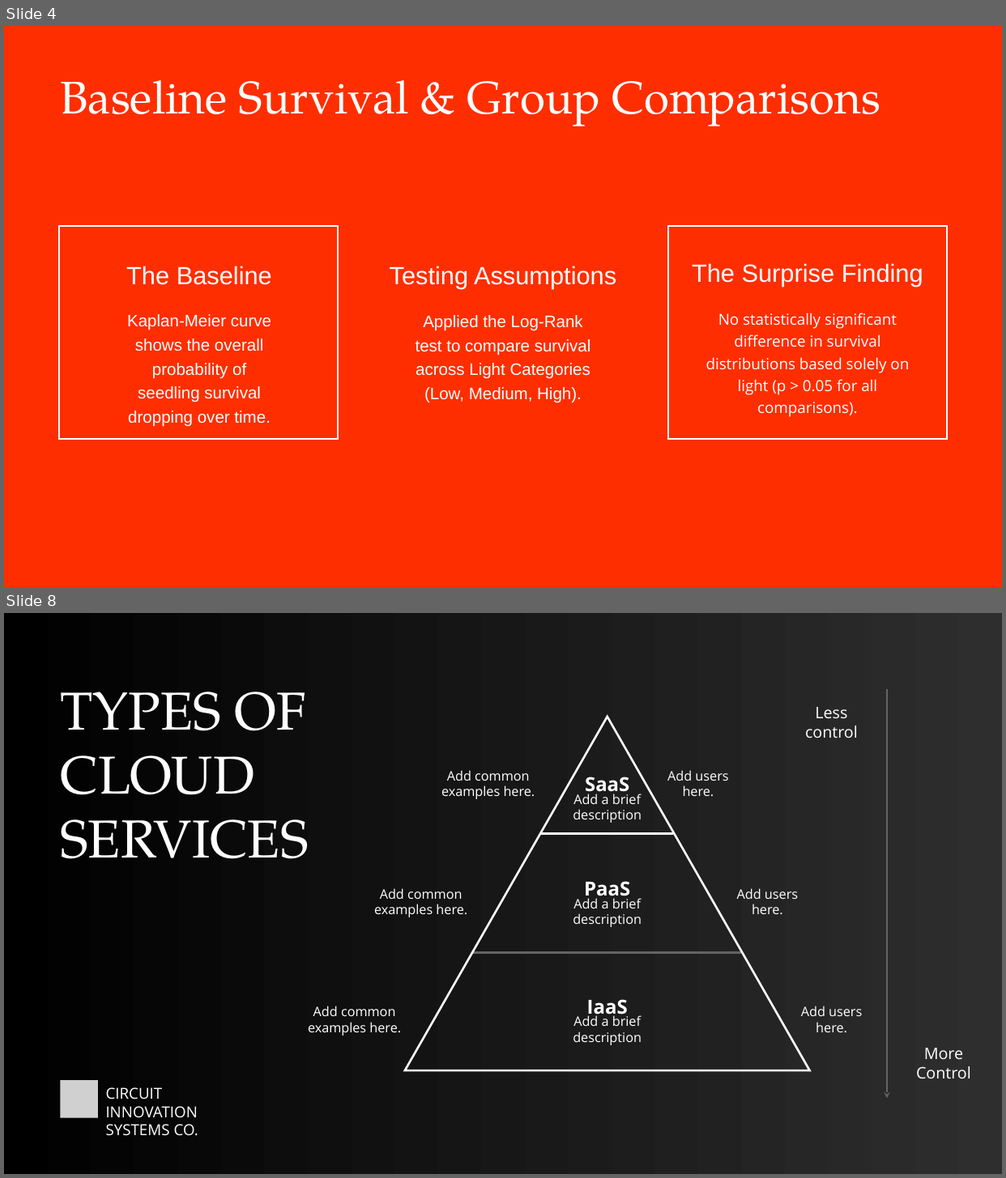
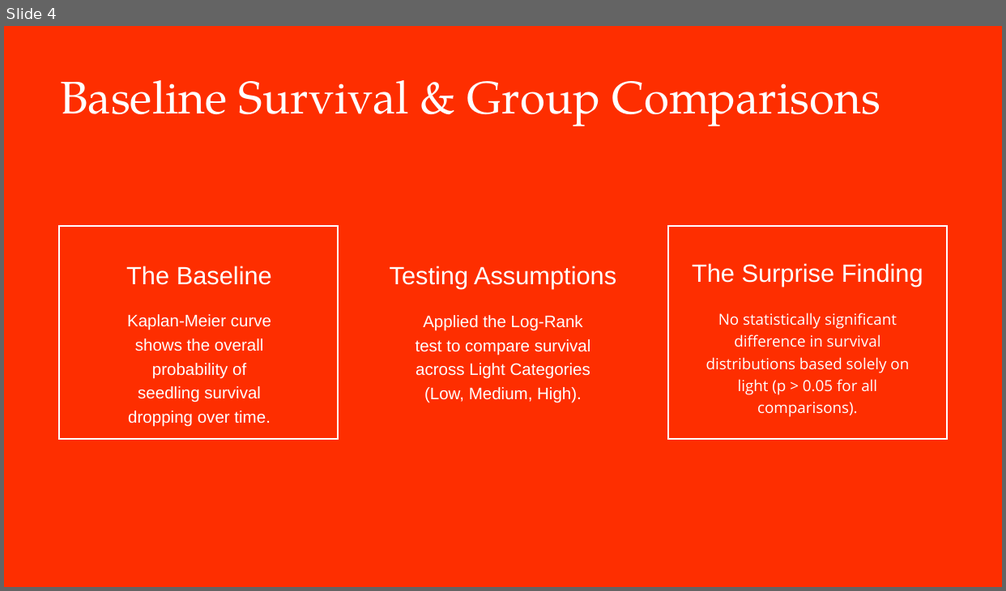
Before and after one commit to liskajiri/appr_lifelines, a slide deck: APPR_PRESENTATION.pptx. Shown one above the other, each under a label of ours: slides 4 and 8 before the commit, slide 4 after it; the slides between them are not shown. The pictures are 1006x1178 and 1006x591 pixels, drawn with LibreOffice and Linux fonts; fonts in the diff are those of the drawing; grey boxes stand for pictures. Boxes give left, top, right and bottom in pixels: in the first picture for what was removed or moved away, otherwise in the second. Text is boxed around its words. In the diff, an @@ line names an element or a change of style, - is before the commit and + after.

```diff
--- a/APPR_PRESENTATION.pptx
+++ b/APPR_PRESENTATION.pptx
@@ slide 8 removed at (x1=4, y1=613, x2=1002, y2=1174), background gradient #000000 to #2E2E2E @@
@@ text removed at (x1=60, y1=692, x2=308, y2=859) @@
-TYPES OF CLOUD SERVICES
@@ text removed at (x1=805, y1=707, x2=858, y2=738) @@
-Less control
@@ arrow removed from (887, 689) to (887, 1098) @@
@@ freeform shape removed at (x1=405, y1=717, x2=809, y2=1071) @@
@@ text removed at (x1=441, y1=770, x2=535, y2=799) @@
-Add common examples here.
@@ text removed at (x1=585, y1=777, x2=629, y2=797) @@
-SaaS
@@ text removed at (x1=667, y1=770, x2=728, y2=796) @@
-Add users here.
@@ text removed at (x1=573, y1=794, x2=641, y2=823) @@
-Add a brief description
@@ line removed from (541, 834) to (673, 834) @@
@@ text removed at (x1=374, y1=888, x2=467, y2=918) @@
-Add common examples here.
@@ text removed at (x1=573, y1=898, x2=641, y2=927) @@
-Add a brief description
@@ text removed at (x1=584, y1=881, x2=630, y2=901) @@
-PaaS
@@ text removed at (x1=737, y1=888, x2=798, y2=914) @@
-Add users here.
@@ line removed from (474, 952) to (741, 952) @@
@@ text removed at (x1=587, y1=999, x2=628, y2=1020) @@
-IaaS
@@ text removed at (x1=308, y1=1006, x2=401, y2=1036) @@
-Add common examples here.
@@ text removed at (x1=573, y1=1014, x2=641, y2=1046) @@
-Add a brief description
@@ text removed at (x1=801, y1=1006, x2=862, y2=1033) @@
-Add users here.
@@ text removed at (x1=916, y1=1048, x2=971, y2=1079) @@
-More
-Control
@@ picture removed at (x1=61, y1=1080, x2=98, y2=1118) @@
@@ text removed at (x1=106, y1=1088, x2=198, y2=1136) @@
-CIRCUIT INNOVATION
-SYSTEMS CO.
```
Also in this commit, not shown: 2 slides changed, 4 slides added, 6 other slides removed, 1 other file.
